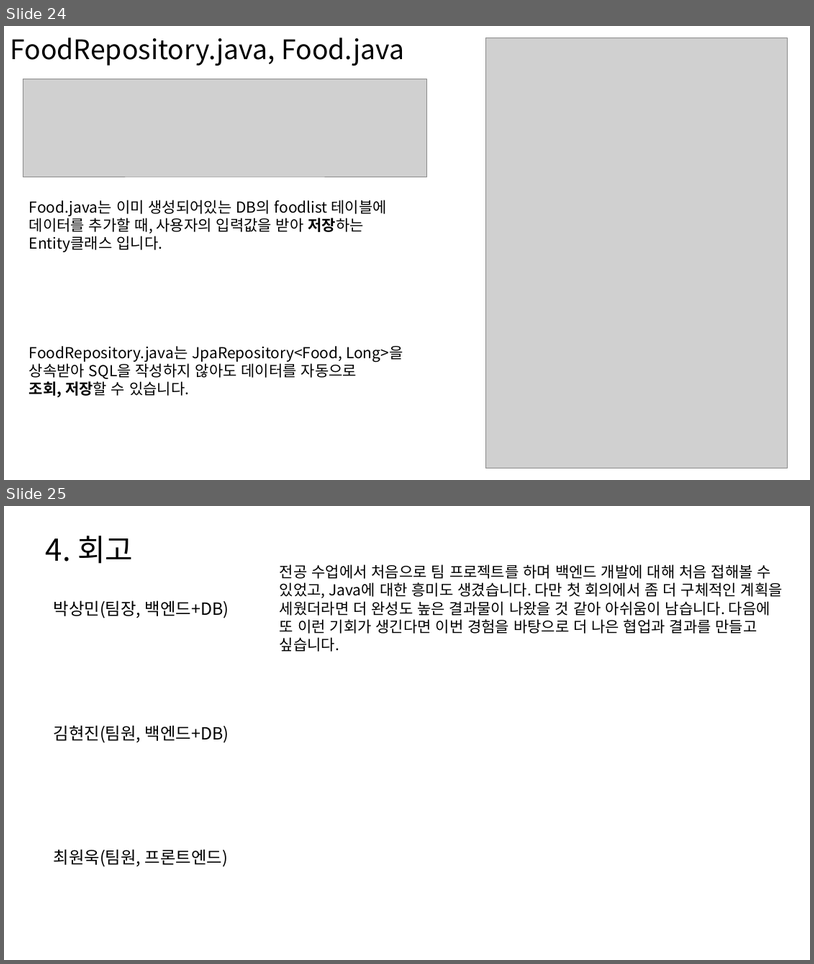
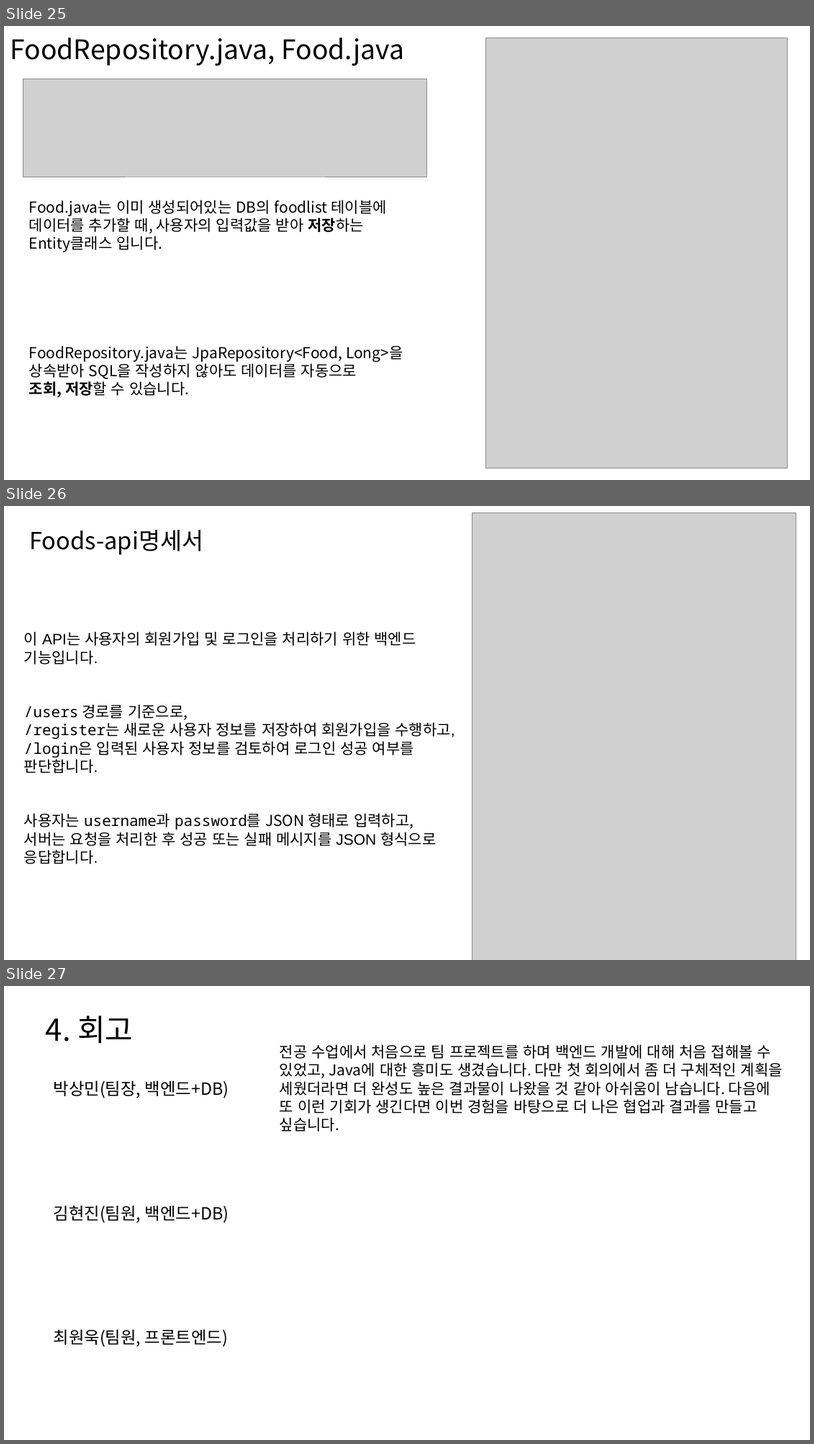
Before and after one commit to qkrtkdals962/Tomcat-server, a slide deck: Tomcat을 이용한 게시판 만들기.pptx. Shown one above the other, each under a label of ours: slides 24 and 25 before the commit, slides 25, 26 and 27 after it. The pictures are 814x964 and 814x1444 pixels, drawn with LibreOffice and Linux fonts; fonts in the diff are those of the drawing; grey boxes stand for pictures. Boxes give left, top, right and bottom in pixels: in the first picture for what was removed or moved away, otherwise in the second. Text is boxed around its words. In the diff, an @@ line names an element or a change of style, - is before the commit and + after.

```diff
--- a/Tomcat을 이용한 게시판 만들기.pptx
+++ b/Tomcat을 이용한 게시판 만들기.pptx
@@ slide 26 added at bbox=[4, 506, 810, 960], background #FFFFFF @@
@@ picture added at bbox=[472, 513, 797, 960] @@
@@ title added at bbox=[29, 530, 203, 555], 28 pt, text #000000 @@
+Foods-api명세서
@@ text added at bbox=[24, 631, 455, 864], 18 pt, text #000000 @@
+이 API는 사용자의 회원가입 및 로그인을 처리하기 위한 백엔드 기능입니다.
+/users 경로를 기준으로,
+/register는 새로운 사용자 정보를 저장하여 회원가입을 수행하고,
+/login은 입력된 사용자 정보를 검토하여 로그인 성공 여부를 판단합니다.
+사용자는 username과 password를 JSON 형태로 입력하고,
+서버는 요청을 처리한 후 성공 또는 실패 메시지를 JSON 형식으로 응답합니다.
@@ what was slide 24 is now slide 25 @@
@@ what was slide 25 is now slide 27 @@
```
Also in this commit, not shown: 1 slide changed, 1 other slide added.
